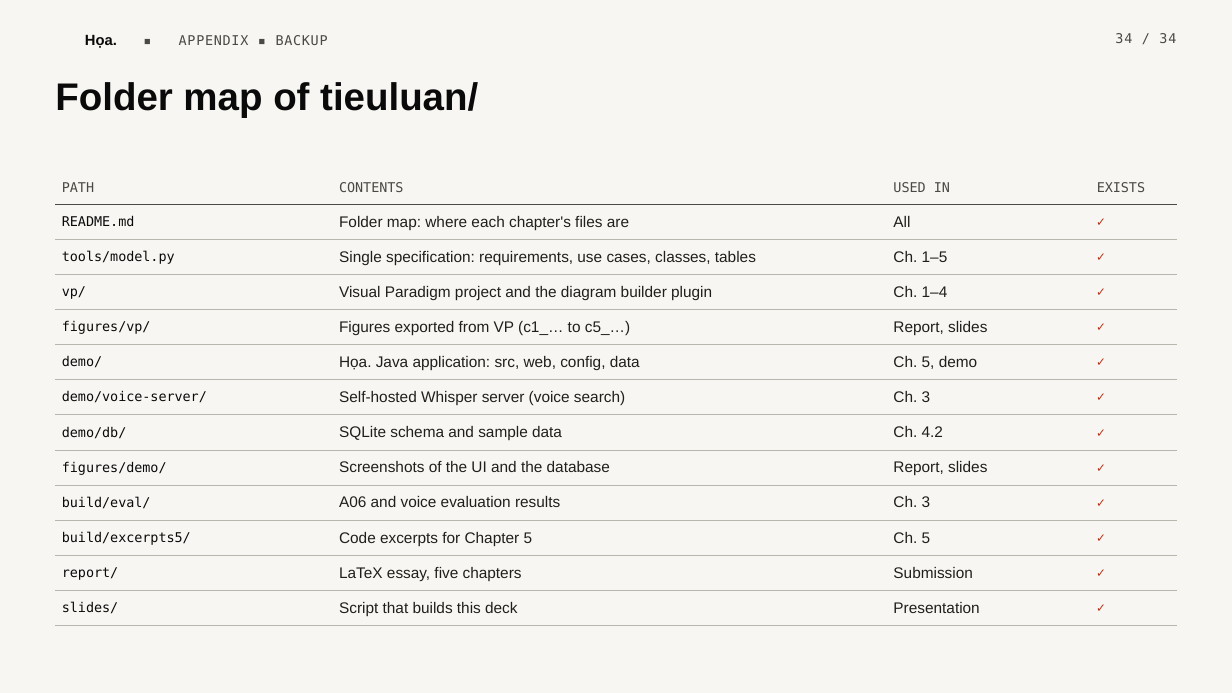
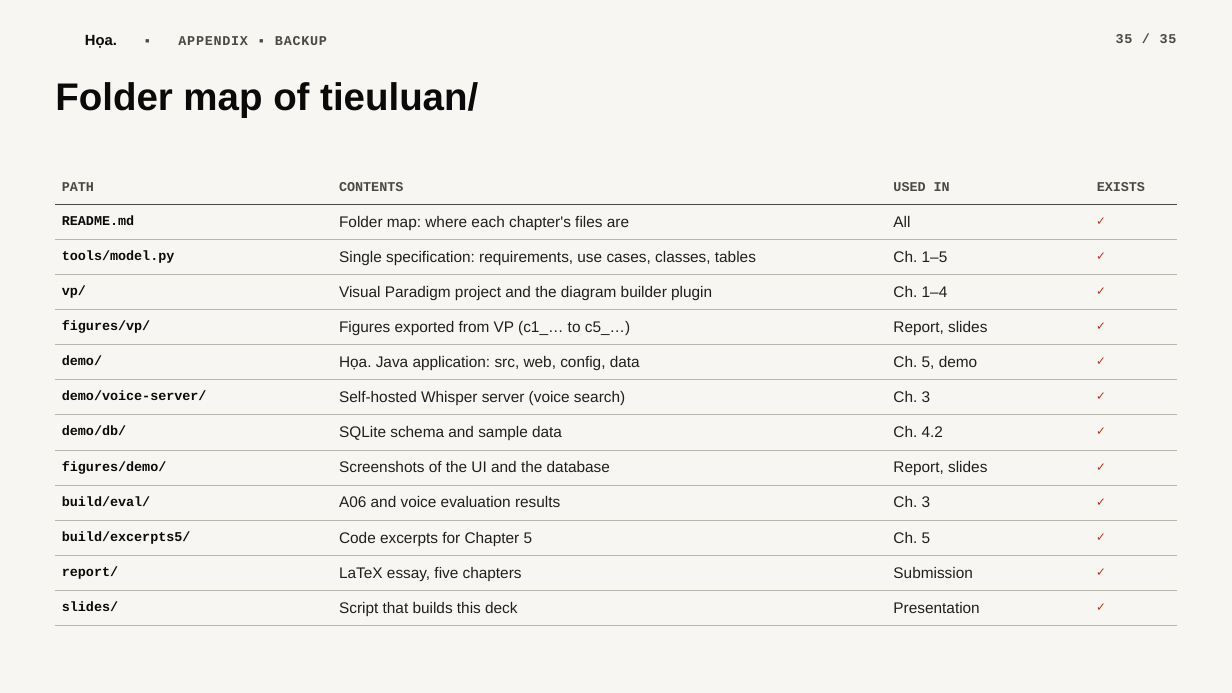
Before and after one commit to scalliontor/Hoa, a slide deck: slide 35 of slides/thuyettrinh_Hoa.pptx (slide 34 before the commit). Drawn at 1232x693 pixels with LibreOffice and Linux fonts; fonts in the diff are those of the drawing; background and template pictures are left out. Boxes give left, top, right and bottom in pixels: in the first picture for what was removed or moved away, otherwise in the second. Text is boxed around its words. In the diff, an @@ line names an element or a change of style, - is before the commit and + after.

```diff
--- a/slides/thuyettrinh_Hoa.pptx
+++ b/slides/thuyettrinh_Hoa.pptx
@@ text "Họa. ▪ APPENDIX ▪ BACKUP" at [85, 35, 327, 48]: font DejaVu Sans Mono to Courier New, bold on in "▪ APPENDIX ▪ BACKUP" @@
@@ text at [1116, 34, 1177, 43]: text changed; font DejaVu Sans Mono to Courier New; bold on @@
-34 / 34
+35 / 35
@@ table at [55, 171, 1177, 626] @@
@@ font DejaVu Sans Mono to Courier New, bold on in "PATH", "CONTENTS", "USED IN", "EXISTS" and 24 more places @@
```
Also in this commit, not shown: 33 other slides changed, 1 slide added, 9 other files.
